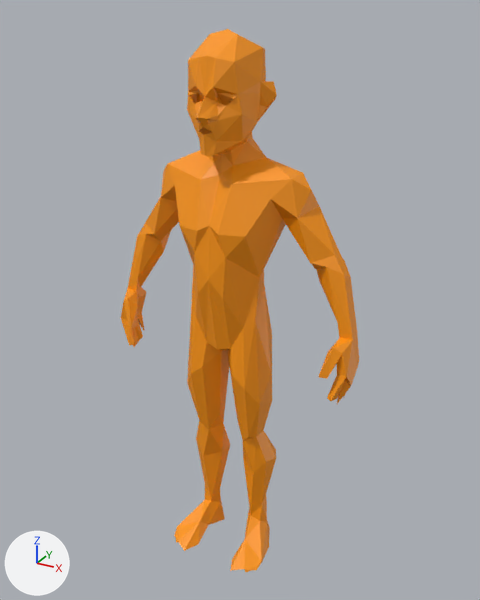
The glTF model public/lowpoly3.glb as it was, and as the next commit left it.
Before and after are seen from a 50 mm lens placed at (0.994, -1.754, 1.855), pointed at (0.022, 0.013, 0.971). The lights are fixed; the arrows at lower left show +X, +Y and +Z. Vertices at the same position are counted once.

The first picture shows 'GEO-body_male_stylized.001'.
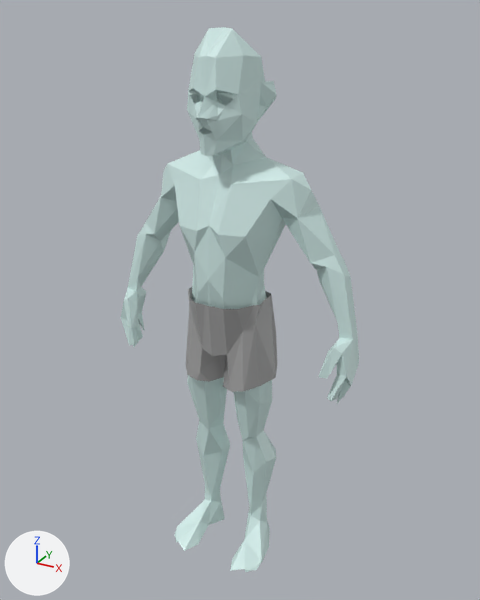
Location of each change, (x1, y1, x2, y2) in pixels of the pictures (480 x 600 px; the box of a moved part takes in the faces that stretch with it):
'GEO-body_male_stylized.001', recoloured, reshaped (orange to grey): before (121, 29, 359, 573); after (121, 27, 359, 573)
'GEO-body_male_stylized.003', added: after (186, 287, 277, 392)
part 1 of me_geo_body_male_stylized_001, moved or reshaped: before (188, 29, 266, 102); after (188, 27, 265, 102)
part 2 of me_geo_body_male_stylized_001, built on: before (187, 253, 272, 440); after (187, 253, 269, 440)

Diff of the bpy script that builds the scene:
```diff
--- a/public/lowpoly3.glb.py
+++ b/public/lowpoly3.glb.py
@@ mat_material_001 @@
 mat_material_001 = principled_material('Material.001')
-mat_material_001.base_color = (1.0, 0.314, 0.0)  # orange #ff9800
+mat_material_001.base_color = (0.64, 0.83, 0.807)  # white #d1ebe8
@@ mat_material_002 @@
+mat_material_002 = principled_material('Material.002')
+mat_material_002.base_color = (0.37, 0.37, 0.37)  # grey #a4a4a4
@@ me_geo_body_male_stylized_001 @@
 # used by ob_geo_body_male_stylized_001; location = (0.0, 0.0, 0.0)
 # verts and faces of me_geo_body_male_stylized_001; kept vertices keep their numbers, new ones are numbered from 376
 # before: 16 (0.03, -0.15, 1.66) at pixel (213, 86), 22 (0.07, -0.11, 1.72) at pixel (234, 61), 25 (0.0, 0.1, 1.75), 26 (0.09, 0.02, 1.75) at pixel (263, 47), 27 (0.04, -0.04, 1.79) at pixel (237, 34)
 # before: 28 (0.07, 0.08, 1.75) at pixel (265, 48), 29 (0.0, -0.02, 1.8) at pixel (227, 28), 30 (0.04, 0.1, 1.6), 209 (-0.07, -0.11, 1.72) at pixel (188, 60), 211 (-0.03, -0.15, 1.66) at pixel (195, 85)
 # before: 219 (-0.04, -0.04, 1.79) at pixel (209, 33), 220 (-0.07, 0.08, 1.75), 221 (-0.04, 0.1, 1.6), 224 (-0.09, 0.02, 1.75)
-me_geo_body_male_stylized_001.from_pydata(...)  # 376 vertices, 748 faces; spans x -0.44..0.44, y -0.2..0.12, z 0.0..1.8
+me_geo_body_male_stylized_001.from_pydata(...)  # 424 vertices, 844 faces; spans x -0.44..0.44, y -0.2..0.12, z 0.0..1.81
+# me_geo_body_male_stylized_001 part 1
+verts[16] = (0.04, -0.15, 1.65)  # moved, pixel (216, 89)
+verts[22] = (0.08, -0.07, 1.74)  # moved, pixel (243, 55)
+verts[25] = (0.0, 0.08, 1.73)  # moved
+verts[26] = (0.1, -0.01, 1.73)  # moved, pixel (261, 57)
+verts[27] = (0.04, -0.06, 1.8)  # moved, pixel (232, 28)
+verts[219] = (-0.04, -0.06, 1.8)  # moved, pixel (208, 28)
+verts[28] = (0.07, 0.05, 1.72)  # moved, pixel (260, 57)
+verts[220] = (-0.07, 0.05, 1.72)  # moved
+verts[29] = (0.0, -0.03, 1.81)  # moved, pixel (224, 27)
+verts[30] = (0.04, 0.08, 1.6)  # moved
+verts[221] = (-0.04, 0.08, 1.6)  # moved
+verts[209] = (-0.08, -0.07, 1.74)  # moved, pixel (194, 53)
+verts[211] = (-0.04, -0.15, 1.65)  # moved, pixel (192, 87)
+verts[224] = (-0.1, -0.01, 1.73)  # moved
+# me_geo_body_male_stylized_001 part 2
+# 54 faces are deleted
+# 48 vertices are added at x -0.14..0.14, y -0.13..0.07, z 0.71..1.01
+# 150 new faces join them
 me_geo_body_male_stylized_001.materials.append(mat_material_001)
@@ me_geo_body_male_stylized_003 @@
+me_geo_body_male_stylized_003.from_pydata(...)  # 75 vertices, 100 faces; spans x -0.165..0.17, y -0.15..0.13, z 0.699..1.008
+me_geo_body_male_stylized_003.materials.append(mat_material_002)  # grey #a4a4a4
@@ ob_geo_body_male_stylized_003 @@
+ob_geo_body_male_stylized_003 = bpy.data.objects.new('GEO-body_male_stylized.003', me_geo_body_male_stylized_003)
+ob_geo_body_male_stylized_003.location = (0.0, 0.0, 0.0)
```
